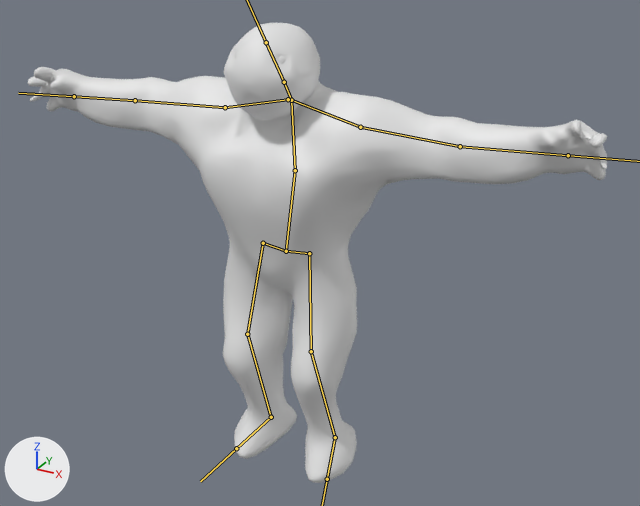
Before and after pictures for a commit that changed the FBX model human_base.fbx.
Both versions are drawn from a 50 mm lens placed at (5.23, -8.64, 7.4), pointed at (0.32, 0.28, 2.94). The axes (+X, +Y, +Z) are drawn at lower left. The lights are the same throughout. Both versions are drawn at the pose saved in each file; the numbers are the values there. The bones that bend it are drawn over the model as lines.

Names of what the first picture shows: 'human_base'.
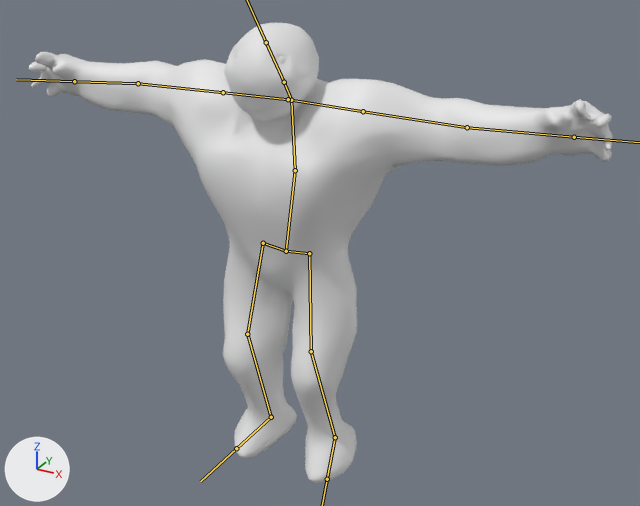
Commit message: T pose

Changed parts and their boxes [x1, y1, x2, y2] in the pictures (640 x 506 px):
'human_base', posed: before [28, 23, 607, 483]; after [29, 23, 613, 483]
bone 'L_Bone.008', root to tip: before (291, 100) to (360, 127); after (291, 100) to (363, 111)
bone 'L_Bone.009', root to tip: before (360, 127) to (460, 146); after (363, 111) to (467, 127)
bone 'L_Bone.010', root to tip: before (460, 146) to (568, 155); after (467, 127) to (574, 137)
bone 'R_Bone.008', root to tip: before (288, 99) to (225, 107); after (288, 99) to (223, 92)
bone 'R_Bone.009', root to tip: before (225, 107) to (135, 100); after (223, 92) to (138, 83)
bone 'R_Bone.010', root to tip: before (135, 100) to (74, 96); after (138, 83) to (74, 81)

The edits, one by one:
Bone 'L_Bone.008' (bone_l_bone_008) turns from (27, 6, 1) to (27, 1, 11) degrees about its own x, y and z.
Bone 'L_Bone.009' (bone_l_bone_009) turns from (-24, 0, 1) to (-29, -6, -8) degrees about its own x, y and z.
Bone 'L_Bone.010' (bone_l_bone_010) turns from (-29, 2, 18) to (-20, 1, 18) degrees about its own x, y and z.
Bone 'R_Bone.008' (bone_r_bone_008) turns from (28, -6, -2) to (28, -1, -12) degrees about its own x, y and z.
Bone 'R_Bone.009' (bone_r_bone_009) turns from (-24, 0, -1) to (-30, 6, 9) degrees about its own x, y and z.
Bone 'R_Bone.010' (bone_r_bone_010) turns from (-26, 1, -11) to (-18, 0, -11) degrees about its own x, y and z.
